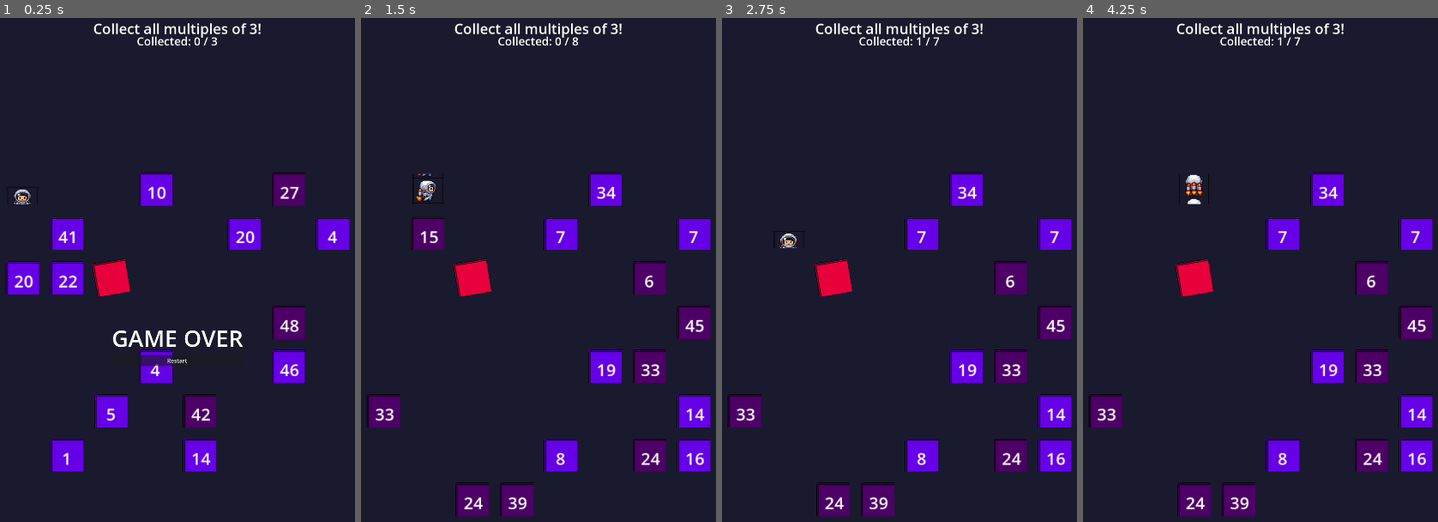
Above: before the commit, frames 1-4 (left to right).
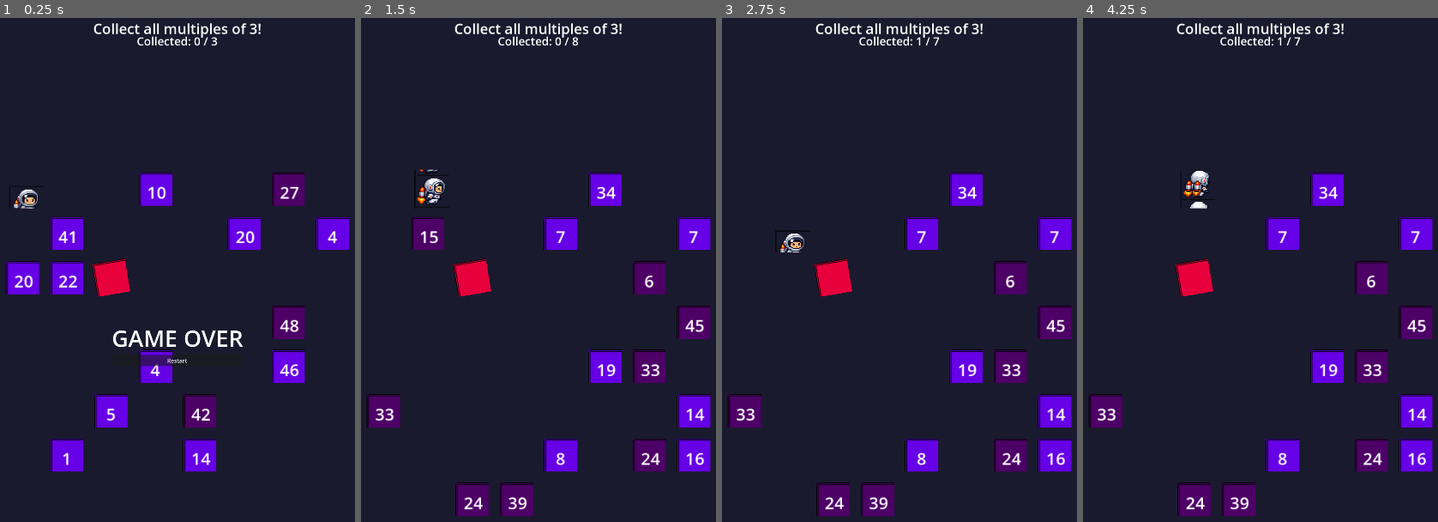
Above: after the commit, the same moments.

Repository: dcchuck/numbernauts
Game: Godot game, scene res://scenes/Main.tscn
Two runs of this game, one before a commit and one after it. Both use one fixed random seed, a clock stepped at 60 frames per second and the inputs below.
Inputs:
- Up to frame 1 (0.25 s): no input
- Up to frame 2 (1.5 s): click "Restart" at 0.5 s; hold Right (ui_right) from 1.28 s (still down)
- Up to frame 3 (2.75 s): release Right (ui_right) at 2.03 s; hold Down (ui_down) from 2.03 s (still down)
- Up to frame 4 (4.25 s): release Down (ui_down) at 2.78 s; hold Right (ui_right) 2.78-3.53 s; hold Up (ui_up) from 3.53 s (still down)

The runs differ from the first frame. In frame 1, 0.2% of the frame differs, in the area x 2-13%, y 33-38%; in frame 2, 0.4%; in frame 3, 0.2%; in frame 4, 0.4%, in the area x 27-38%, y 30-38%.

Commit message:
udpated guidance

Diff:
--- a/project/scenes/Player.tscn
+++ b/project/scenes/Player.tscn
@@ -2,6 +2,10 @@
 
 [ext_resource type="Script" path="res://scripts/player.gd" id="1_player"]
 [ext_resource type="Texture2D" uid="uid://unique_sprite_id" path="res://assets/sprites/player_astronaut_spritesheet.png" id="2_sprite"]
+
+; Spritesheet: 1024x1536 pixels, 5 rows x 3 columns
+; Frame size: 341x307 pixels (1024/3 ≈ 341, 1536/5 ≈ 307)
+; Row 0: Down, Row 1: Left, Row 2: Right, Row 3: Up, Row 4: Boost (unused)
 
 [sub_resource type="AtlasTexture" id="AtlasTexture_down_0"]
 atlas = ExtResource("2_sprite")
@@ -114,7 +118,7 @@
 script = ExtResource("1_player")
 
 [node name="AnimatedSprite2D" type="AnimatedSprite2D" parent="."]
-scale = Vector2(0.141, 0.141)
+scale = Vector2(0.18, 0.18)
 sprite_frames = SubResource("SpriteFrames_1")
 animation = &"down"
 centered = true
--- a/project/scripts/player.gd
+++ b/project/scripts/player.gd
@@ -18,6 +18,8 @@
 signal moved(new_position: Vector2i)
 signal number_collected(value: int)
 
+var current_direction: String = "down"
+
 func _ready() -> void:
 	# Create collision detection area
 	detection_area = Area2D.new()
@@ -33,8 +35,9 @@
 	if main_node:
 		position = main_node.grid_to_world(grid_position)
 
-	# Start playing default animation
-	$AnimatedSprite2D.play("down")
+	# Set initial frame but don't animate (resting state)
+	$AnimatedSprite2D.animation = current_direction
+	$AnimatedSprite2D.stop()
 
 func initialize(start_pos: Vector2i, main_ref: Node2D) -> void:
 	"""Set starting position and main reference"""
@@ -45,15 +48,21 @@
 		scale = Vector2(main_node.SPRITE_SCALE, main_node.SPRITE_SCALE)
 
 func update_animation(direction: Vector2i) -> void:
-	"""Update animation based on movement direction"""
+	"""Update and play animation based on movement direction"""
 	if direction.y > 0:
-		$AnimatedSprite2D.play("down")
+		current_direction = "down"
 	elif direction.y < 0:
-		$AnimatedSprite2D.play("up")
+		current_direction = "up"
 	elif direction.x < 0:
-		$AnimatedSprite2D.play("left")
+		current_direction = "left"
 	elif direction.x > 0:
-		$AnimatedSprite2D.play("right")
+		current_direction = "right"
+
+	$AnimatedSprite2D.play(current_direction)
+
+func stop_animation() -> void:
+	"""Stop animation and hold current frame (resting state)"""
+	$AnimatedSprite2D.stop()
 
 func _input(event: InputEvent) -> void:
 	if not can_move:
@@ -97,5 +106,6 @@
 func _on_move_finished() -> void:
 	is_moving = false
 	can_move = true
+	stop_animation()  # Return to resting state
 	moved.emit(grid_position)
 	print("Player moved to: ", grid_position)
